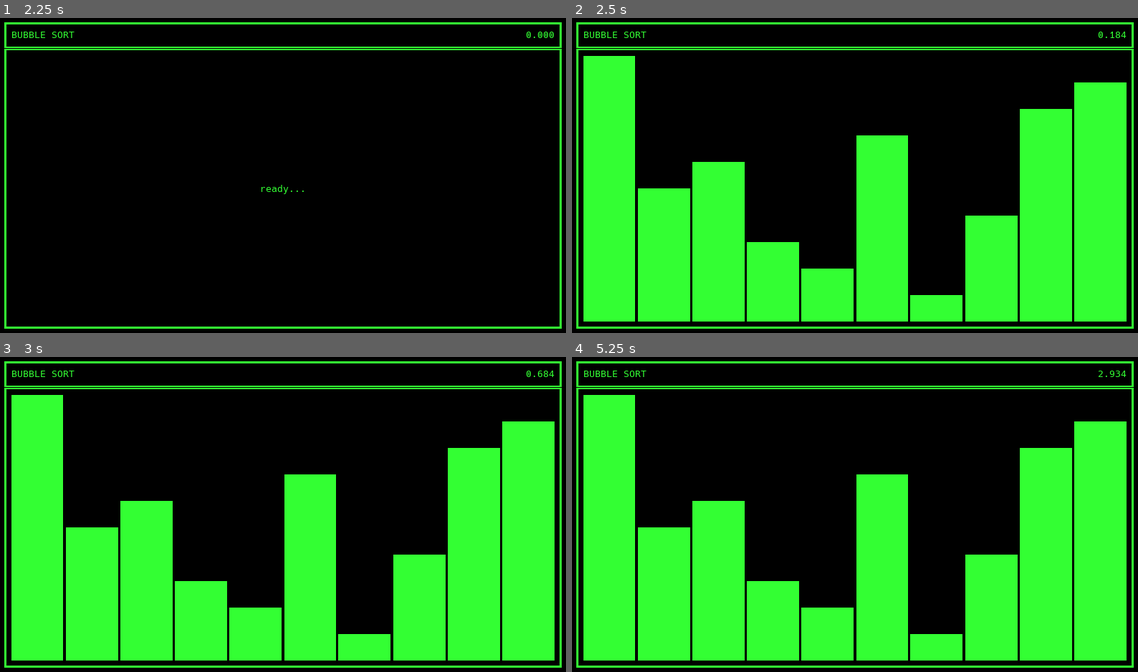
Above: before the commit, frames 1-4 (two rows, left to right).
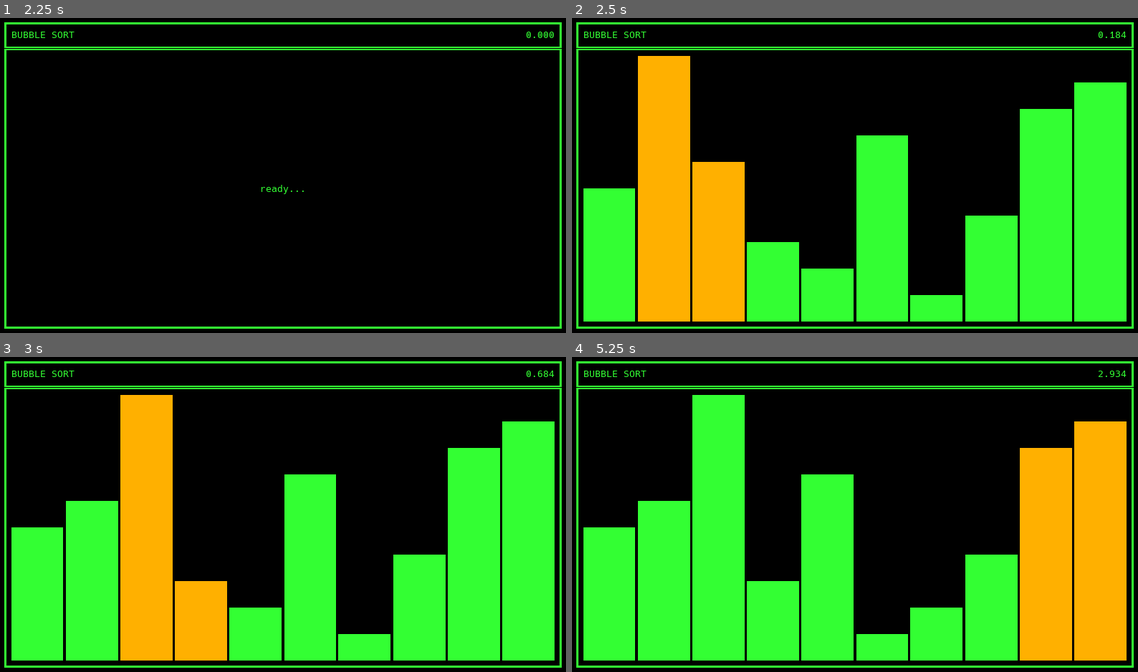
Above: after the commit, the same moments.

Repository: danielzting/algorithm-simulator
Game: Godot game, scene res://scenes/menu.tscn
Same seed, same stepped clock (60 frames per second), same inputs: the game is played once before the commit and once after it.
Inputs:
- Up to frame 1 (2.25 s): click "start" at 0.5 s; click "BUBBLE SORT" at 1.25 s; tap Enter at 2 s; hold Left (no_swap, bound only after the commit) from 2.03 s (still down)
- Up to frame 2 (2.5 s): keep holding Left (no_swap, bound only after the commit); tap Right (swap, bound only after the commit) at 2.3 s
- Up to frame 3 (3 s): release Left (no_swap, bound only after the commit) at 2.78 s; tap Right (swap, bound only after the commit) at 2.85 s
- Up to frame 4 (5.25 s): tap Left (no_swap, bound only after the commit) at 3.05, 4.55 s; tap Space at 3.5 s; hold Left (no_swap, bound only after the commit) 3.53-4.28 s; tap Right (swap, bound only after the commit) at 3.8, 4.35 s; tap Enter at 4.25 s; hold Left (no_swap, bound only after the commit) from 5.03 s (still down)

Frame 1 is identical in both runs. In frame 2, 16% of the frame differs, in the area x 2-31%, y 12-97%; in frame 3, 15%; in frame 4, 30%, in the area x 2-98%, y 12-97%.

Commit message:
feat: add basic gameplay without feedback
Bubble sort can now be controlled with the arrow keys but there is no
feedback to tell the player they were wrong or an end condition when
they win. Interestingly, this doesn't break bubble sort's gameplay at
all; I think this is becaues bubble sort by design resets its state
after the completion of every iteration of the array.

Diff:
--- /dev/null
+++ b/algorithms/bubble_sort.gd
@@ -0,0 +1,15 @@
+extends ComparisonSort
+class_name BubbleSort
+
+func _init(array).(array):
+	pass
+
+func next(action):
+	if action == "swap":
+		array.swap(index, index + 1)
+	index += 1
+	if index == array.size - 1:
+		index = 0
+
+func emphasized(i):
+	return i == index or i == index + 1
--- /dev/null
+++ b/algorithms/comparison_sort.gd
@@ -0,0 +1,20 @@
+extends Node
+class_name ComparisonSort
+
+var array: ArrayModel
+var index = 0
+
+func _init(array):
+	self.array = array
+
+func next(action):
+	pass
+
+func emphasized(i):
+	pass
+
+func _input(event):
+	if event.is_action_pressed("swap"):
+		next("swap")
+	elif event.is_action_pressed("no_swap"):
+		next("no_swap")
--- a/models/array_model.gd
+++ b/models/array_model.gd
@@ -10,17 +10,14 @@
 
 func _init(size):
 	for i in range(1, size + 1):
-		array.append(Element.new(i))
+		array.append(i)
 	array.shuffle()
 	self.size = size
 
-func get(index):
-	return array[index]
+func get(i):
+	return array[i]
 
-class Element:
-	var value
-	var emphasized
-
-	func _init(value):
-		self.value = value
-		self.emphasized = false
+func swap(i, j):
+	var temp = array[i]
+	array[i] = array[j]
+	array[j] = temp
--- a/project.godot
+++ b/project.godot
@@ -18,10 +18,22 @@
 "class": "ArrayView",
 "language": "GDScript",
 "path": "res://views/array_view.gd"
+}, {
+"base": "ComparisonSort",
+"class": "BubbleSort",
+"language": "GDScript",
+"path": "res://algorithms/bubble_sort.gd"
+}, {
+"base": "Node",
+"class": "ComparisonSort",
+"language": "GDScript",
+"path": "res://algorithms/comparison_sort.gd"
 } ]
 _global_script_class_icons={
 "ArrayModel": "",
-"ArrayView": ""
+"ArrayView": "",
+"BubbleSort": "",
+"ComparisonSort": ""
 }
 
 [application]
@@ -50,6 +62,51 @@
 
 theme/use_hidpi=true
 
+[input]
+
+ui_accept={
+"deadzone": 0.5,
+"events": [ Object(InputEventKey,"resource_local_to_scene":false,"resource_name":"","device":0,"alt":false,"shift":false,"control":false,"meta":false,"command":false,"pressed":false,"scancode":16777221,"unicode":0,"echo":false,"script":null)
+, Object(InputEventKey,"resource_local_to_scene":false,"resource_name":"","device":0,"alt":false,"shift":false,"control":false,"meta":false,"command":false,"pressed":false,"scancode":16777222,"unicode":0,"echo":false,"script":null)
+, Object(InputEventKey,"resource_local_to_scene":false,"resource_name":"","device":0,"alt":false,"shift":false,"control":false,"meta":false,"command":false,"pressed":false,"scancode":32,"unicode":0,"echo":false,"script":null)
+, Object(InputEventJoypadButton,"resource_local_to_scene":false,"resource_name":"","device":0,"button_index":0,"pressure":0.0,"pressed":false,"script":null)
+ ]
+}
+ui_left={
+"deadzone": 0.5,
+"events": [ Object(InputEventKey,"resource_local_to_scene":false,"resource_name":"","device":0,"alt":false,"shift":false,"control":false,"meta":false,"command":false,"pressed":false,"scancode":16777231,"unicode":0,"echo":false,"script":null)
+, Object(InputEventJoypadButton,"resource_local_to_scene":false,"resource_name":"","device":0,"button_index":14,"pressure":0.0,"pressed":false,"script":null)
+ ]
+}
+ui_right={
+"deadzone": 0.5,
+"events": [ Object(InputEventKey,"resource_local_to_scene":false,"resource_name":"","device":0,"alt":false,"shift":false,"control":false,"meta":false,"command":false,"pressed":false,"scancode":16777233,"unicode":0,"echo":false,"script":null)
+, Object(InputEventJoypadButton,"resource_local_to_scene":false,"resource_name":"","device":0,"button_index":15,"pressure":0.0,"pressed":false,"script":null)
+ ]
+}
+ui_up={
+"deadzone": 0.5,
+"events": [ Object(InputEventKey,"resource_local_to_scene":false,"resource_name":"","device":0,"alt":false,"shift":false,"control":false,"meta":false,"command":false,"pressed":false,"scancode":16777232,"unicode":0,"echo":false,"script":null)
+, Object(InputEventJoypadButton,"resource_local_to_scene":false,"resource_name":"","device":0,"button_index":12,"pressure":0.0,"pressed":false,"script":null)
+ ]
+}
+ui_down={
+"deadzone": 0.5,
+"events": [ Object(InputEventKey,"resource_local_to_scene":false,"resource_name":"","device":0,"alt":false,"shift":false,"control":false,"meta":false,"command":false,"pressed":false,"scancode":16777234,"unicode":0,"echo":false,"script":null)
+, Object(InputEventJoypadButton,"resource_local_to_scene":false,"resource_name":"","device":0,"button_index":13,"pressure":0.0,"pressed":false,"script":null)
+ ]
+}
+swap={
+"deadzone": 0.5,
+"events": [ Object(InputEventKey,"resource_local_to_scene":false,"resource_name":"","device":0,"alt":false,"shift":false,"control":false,"meta":false,"command":false,"pressed":false,"scancode":16777233,"unicode":0,"echo":false,"script":null)
+ ]
+}
+no_swap={
+"deadzone": 0.5,
+"events": [ Object(InputEventKey,"resource_local_to_scene":false,"resource_name":"","device":0,"alt":false,"shift":false,"control":false,"meta":false,"command":false,"pressed":false,"scancode":16777231,"unicode":0,"echo":false,"script":null)
+ ]
+}
+
 [rendering]
 
 quality/driver/driver_name="GLES2"
--- a/scripts/play.gd
+++ b/scripts/play.gd
@@ -22,7 +22,8 @@
 	$DisplayBorder.get_child(0).queue_free()
 	# Load level
 	var array = ArrayModel.new(10)
+	var level
 	match scene.get_param("level"):
 		"BUBBLE SORT":
-			pass
-	$DisplayBorder.add_child(ArrayView.new(array))
+			level = BubbleSort.new(array)
+	$DisplayBorder.add_child(ArrayView.new(level))
--- a/views/array_view.gd
+++ b/views/array_view.gd
@@ -4,20 +4,21 @@
 const GREEN = Color(0.2, 1, 0.2)
 const ORANGE = Color(1, 0.69, 0)
 
-var model: ArrayModel
+var level
 var rects = []
 
-func _init(model):
-	self.model = model
-	for i in range(model.size):
+func _init(level):
+	add_child(level)
+	self.level = level
+	for i in range(level.array.size):
 		var rect = ColorRect.new()
 		rect.size_flags_horizontal = Control.SIZE_EXPAND_FILL
 		rect.size_flags_vertical = Control.SIZE_SHRINK_END
-		rect.color = GREEN
 		rects.append(rect)
 		add_child(rect)
 
-func _draw():
-	for i in range(model.size):
+func _process(delta):
+	for i in range(level.array.size):
 		rects[i].rect_scale.y = -1 # Override parent Control scale
-		rects[i].rect_size.y = rect_size.y * model.get(i).value / model.size
+		rects[i].color = ORANGE if level.emphasized(i) else GREEN
+		rects[i].rect_size.y = rect_size.y * level.array.get(i) / level.array.size
